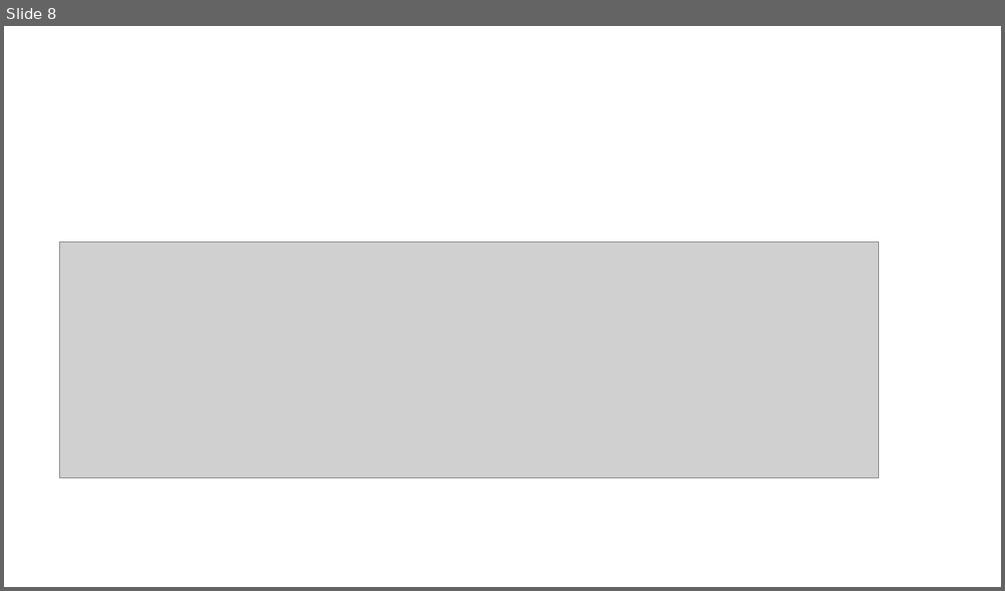
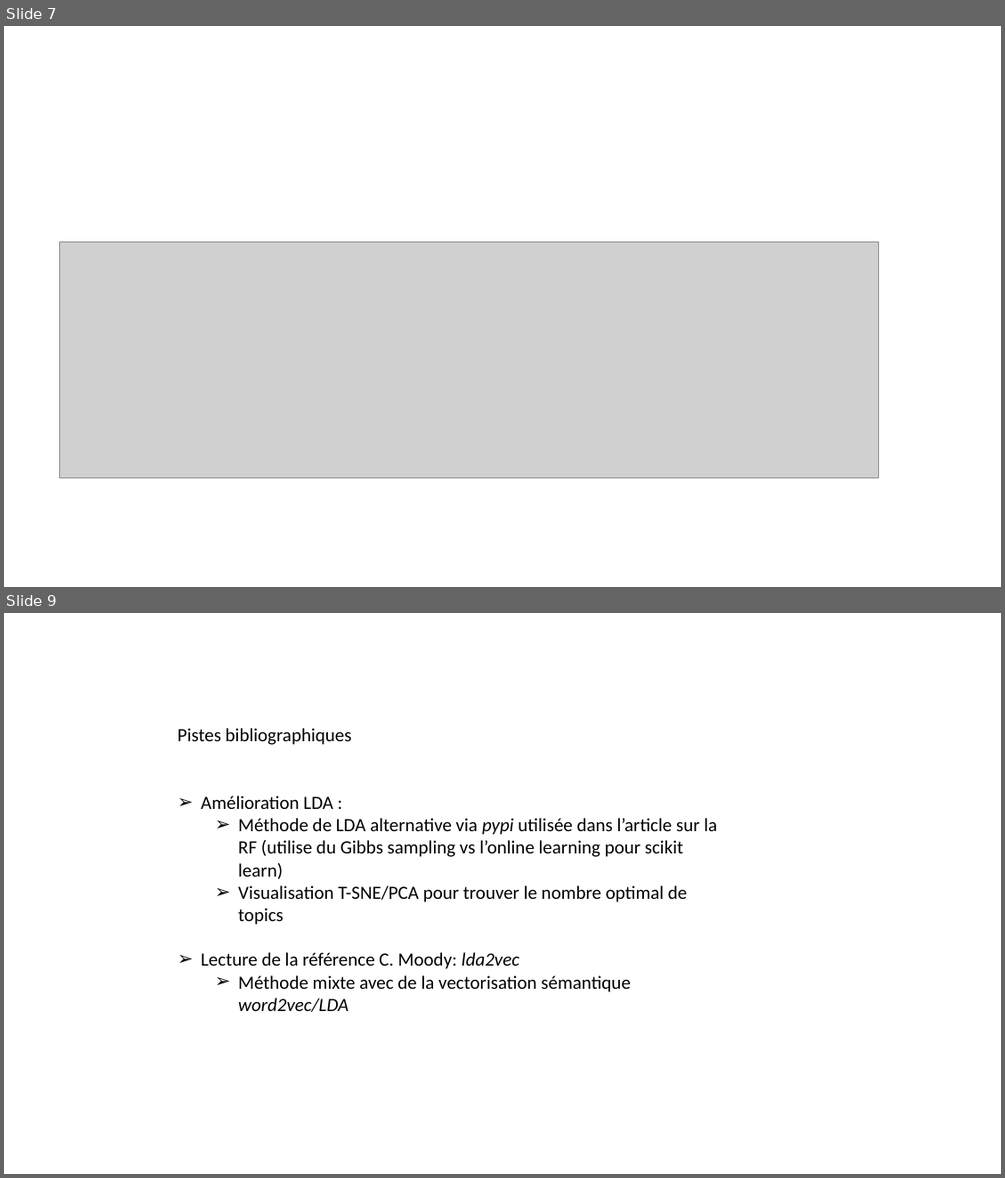
Before and after one commit to erialc-cal/NLP-FOMC, a slide deck: Pour_reu/reu1.pptx. Shown one above the other, each under a label of ours: slide 8 before the commit, slides 7 and 9 after it; the slides between them are not shown. The pictures are 1005x591 and 1005x1178 pixels, drawn with LibreOffice and Linux fonts; fonts in the diff are those of the drawing; grey boxes stand for pictures. Boxes give left, top, right and bottom in pixels: in the first picture for what was removed or moved away, otherwise in the second. Text is boxed around its words. In the diff, an @@ line names an element or a change of style, - is before the commit and + after.

```diff
--- a/Pour_reu/reu1.pptx
+++ b/Pour_reu/reu1.pptx
@@ slide 9 added at (4,613,1001,1174), background #FFFFFF @@
@@ text added at (178,728,717,1012), 18 pt, text #000000 @@
+Pistes bibliographiques
+➢ Amélioration LDA :
+  ➢ Méthode de LDA alternative via pypi utilisée dans l’article sur la RF (utilise du Gibbs sampling vs l’online learning pour scikit learn)
+  ➢ Visualisation T-SNE/PCA pour trouver le nombre optimal de topics
+➢ Lecture de la référence C. Moody: lda2vec
+  ➢ Méthode mixte avec de la vectorisation sémantique word2vec/LDA
@@ what was slide 8 is now slide 7 @@
```
Also in this commit, not shown: 1 slide changed, 5 other slides added, 5 slides removed, 1 other file.
